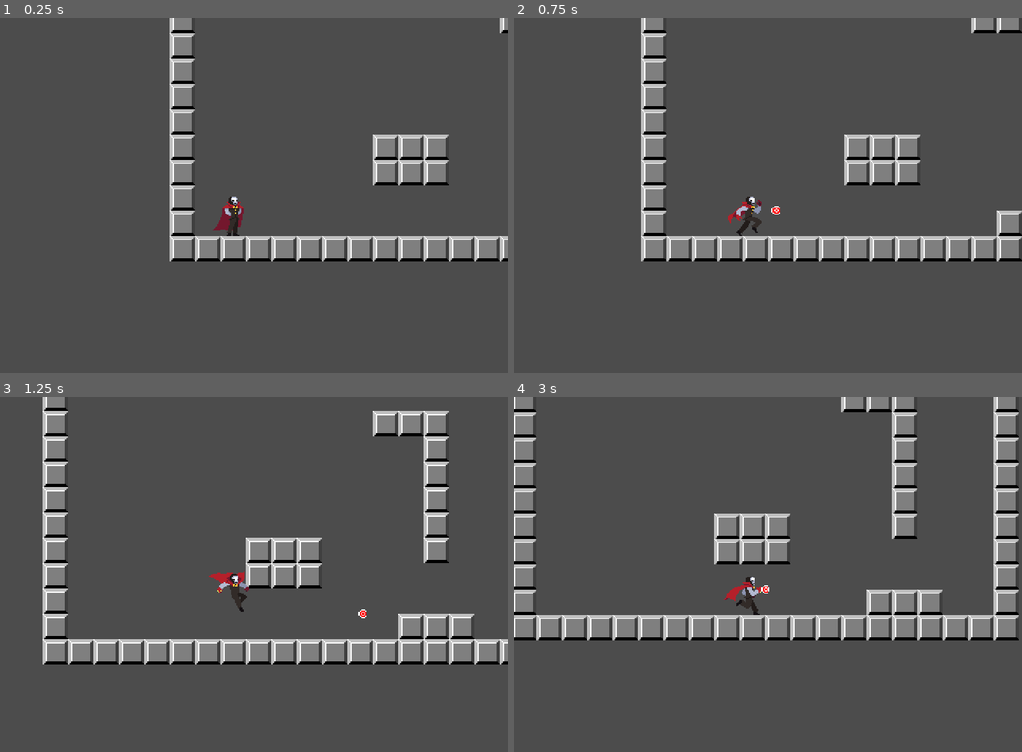
Above: before the commit, frames 1-4 (two rows, left to right).
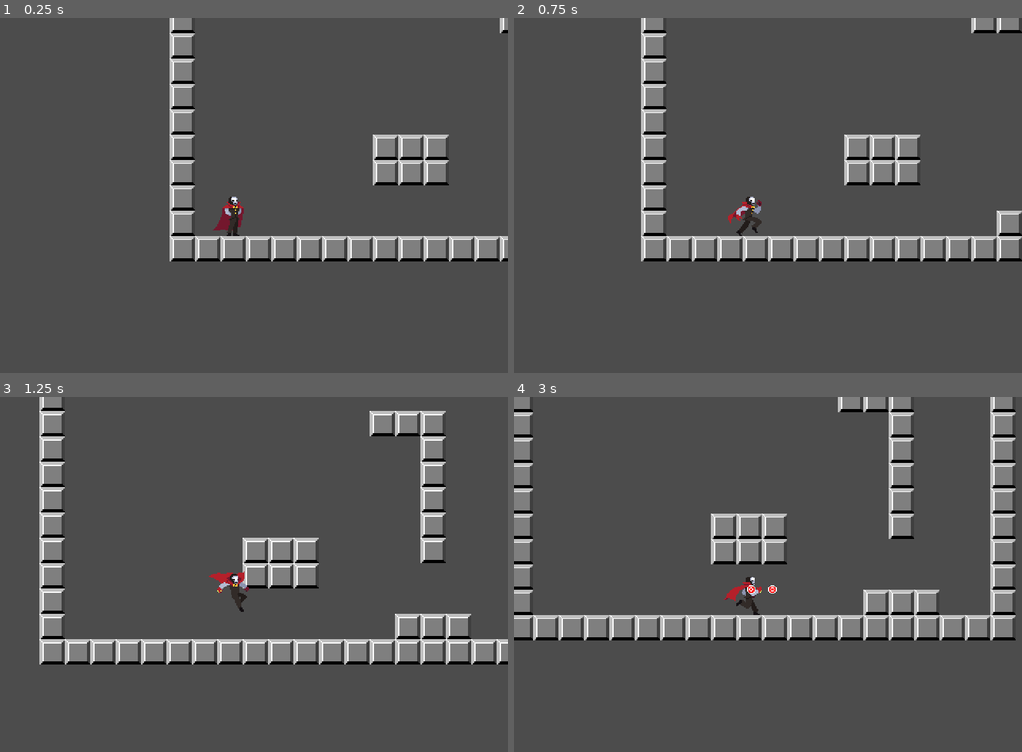
Above: after the commit, the same moments.

Repository: hectorid/jeonsa_prototype
Game: Godot game, scene res://scenes/Level.tscn
Same seed, same stepped clock (60 frames per second), same inputs: the game is played once before the commit and once after it.
Inputs:
- Up to frame 1 (0.25 s): no input
- Up to frame 2 (0.75 s): tap Enter at 0.5 s; hold D (move_right) from 0.53 s (still down); hold J (shoot) from 0.53 s (still down)
- Up to frame 3 (1.25 s): keep holding D (move_right); keep holding J (shoot); tap K (jump) at 0.77, 0.8, 1.07 s
- Up to frame 4 (3 s): release J (shoot) at 1.28 s; tap K (jump) at 1.35, 1.52, 1.82, 2.3 s; tap J (shoot) at 1.55, 2.85 s; release D (move_right) at 2.03 s; hold A (move_left) 2.03-2.78 s; hold J (shoot) 2.03-2.78 s; hold D (move_right) from 2.78 s (still down)

Frame 1 is identical in both runs. In frame 2, less than 0.1% of the frame differs, in the area x 50-53%, y 53-56%; in frame 3, 6.2%; in frame 4, 6.6%, in the area x 0-100%, y 0-69%.

Commit message:
Started making the charge up shot mechanic

Diff:
--- a/config/scripts/GameConfig.gd
+++ b/config/scripts/GameConfig.gd
@@ -21,7 +21,10 @@
 		max_gravity = 1000,
 		move_speed = 200,
 		jump_force = 500,
-		indicator_distance = 12
+		indicator_distance = 12,
+		energy_regen = 1.0,
+		charge_rate = 1.5,
+		max_charges = 5
 	},
 	projectile = {
 		speed = 350,
--- a/scenes/Player.tscn
+++ b/scenes/Player.tscn
@@ -4,7 +4,7 @@
 [ext_resource path="res://sprites/mister_n_spritesheet.png" type="Texture" id=2]
 
 [sub_resource type="RectangleShape2D" id=1]
-extents = Vector2( 12, 18 )
+extents = Vector2( 9, 18 )
 
 [sub_resource type="Animation" id=2]
 resource_name = "fall"
@@ -32,7 +32,7 @@
 tracks/0/imported = false
 tracks/0/enabled = true
 tracks/0/keys = {
-"times": PoolRealArray( 0, 0.4 ),
+"times": PoolRealArray( 0, 0.5 ),
 "transitions": PoolRealArray( 1, 1 ),
 "update": 0,
 "values": [ 0, 5 ]
@@ -86,7 +86,7 @@
 [node name="Sprite" type="Sprite" parent="."]
 texture = ExtResource( 2 )
 hframes = 14
-frame = 7
+frame = 5
 
 [node name="Collision" type="CollisionShape2D" parent="."]
 position = Vector2( 0, 6 )
--- a/scripts/Player.gd
+++ b/scripts/Player.gd
@@ -2,6 +2,7 @@
 class_name Player
 
 const FLOOR_NORMAL = Vector2(0, -1)
+const MAX_ATK_POWER = 3
 const PROJ_SCN = preload("res://scenes/Projectile.tscn")
 
 var vars : Dictionary = {}
@@ -10,14 +11,18 @@
 
 var is_dead : bool
 var is_hit : bool
+var is_charging : bool
 var is_attacking : bool
 var is_moving: bool
 var is_falling : bool
-var is_on_ceiling : bool
+
 var is_on_floor : bool
 var is_on_wall : bool
 
 var target_direction := Vector2(1,0)
+
+var energy : float = 0
+var charge : float = 0
 
 func _physics_process(delta) -> void:
 	vars = Config.get_section('player')
@@ -26,48 +31,74 @@
 	var INPUT_MOVE_DOWN := Input.get_action_strength('move_down')
 	var INPUT_MOVE_LEFT := Input.get_action_strength('move_left')
 	var INPUT_MOVE_RIGHT := Input.get_action_strength('move_right')
-	var INPUT_JUMP := Input.is_action_just_pressed("jump")
-	var INPUT_SHOOT := Input.is_action_just_pressed("shoot")
 
-	var input_direction := Vector2()
-	input_direction.x = INPUT_MOVE_RIGHT - INPUT_MOVE_LEFT
-	input_direction.y = INPUT_MOVE_DOWN - INPUT_MOVE_UP
+	var move_direction := Vector2()
 
-	is_moving = input_direction.x != 0
+	move_direction.x = INPUT_MOVE_RIGHT - INPUT_MOVE_LEFT
+	move_direction.y = INPUT_MOVE_DOWN - INPUT_MOVE_UP
+
+	is_moving = move_direction.x != 0
 	is_falling = velocity.y > 0
-	is_on_ceiling = is_on_ceiling()
+
 	is_on_floor = is_on_floor()
 	is_on_wall = is_on_wall()
 
-	velocity.x = input_direction.x * vars['move_speed']
+	if not (is_dead or is_hit):
+		#HORIZONTAL MOVEMENT
+		if not is_charging and not is_attacking:
+			velocity.x = move_direction.x * vars['move_speed']
 
-	velocity.y += vars['gravity'] * delta
-	if velocity.y > vars['max_gravity']:
-		velocity.y = vars['max_gravity']
+		# GRAVITY
+		velocity.y += vars['gravity'] * delta
+		if velocity.y > vars['max_gravity']:
+			velocity.y = vars['max_gravity']
 
-	if (is_on_floor or is_on_wall) and INPUT_JUMP:
-		velocity.y = -vars['jump_force']
+		# JUMP
+		var INPUT_JUMP := Input.is_action_just_pressed("jump")
+		if (is_on_floor or is_on_wall) and INPUT_JUMP:
+			velocity.y = -vars['jump_force']
 
+		# SHOOT
+		if move_direction:
+			target_direction = move_direction.normalized()
+	#		$TargetIndicator.position = target_direction * vars['inidicator_distance']
+
+		var INPUT_CHARGING := Input.is_action_pressed("shoot")
+		var INPUT_CHARGE_PRESS := Input.is_action_just_pressed("shoot")
+		var INPUT_CHARGE_RELEASE := Input.is_action_just_released("shoot")
+
+		if INPUT_CHARGING:
+			if INPUT_CHARGE_PRESS:
+				charge = 1
+
+			charge += vars['charge_rate'] * delta
+			if charge > MAX_ATK_POWER:
+				charge = MAX_ATK_POWER
+			print(charge)
+		else:
+			if INPUT_CHARGE_RELEASE:
+				var proj = PROJ_SCN.instance()
+				proj.global_position = global_position
+				proj.direction = target_direction
+				Game.spawn(proj)
+
+			charge = 0
+
+
+	# APPLY MOVEMENT
+	velocity = move_and_slide(velocity, FLOOR_NORMAL)
+
+
+	#ANIMATION
 	if velocity.x:
 		$Sprite.flip_h = velocity.x < 0
 
-	velocity = move_and_slide(velocity, FLOOR_NORMAL)
-
-	if input_direction:
-		target_direction = input_direction.normalized()
-#		$TargetIndicator.position = target_direction * vars['inidicator_distance']
-
-	if INPUT_SHOOT:
-		var proj = PROJ_SCN.instance()
-		proj.global_position = global_position
-		proj.direction = target_direction
-		Game.spawn(proj)
-
-	#ANIMATION
 	if is_dead:
 		$AnimPlayer.switch('death')
 	elif is_hit:
 		$AnimPlayer.switch('hit')
+	elif is_charging:
+			$AnimPlayer.switch('charge')
 	elif is_on_floor:
 		if is_attacking:
 			$AnimPlayer.switch('atk_ground')
@@ -78,7 +109,7 @@
 	else:
 		if is_attacking:
 			$AnimPlayer.switch('atk_air')
-		elif is_falling or is_on_wall:
+		elif is_falling:
 			$AnimPlayer.switch('fall')
 		else:
 			$AnimPlayer.switch('jump')
